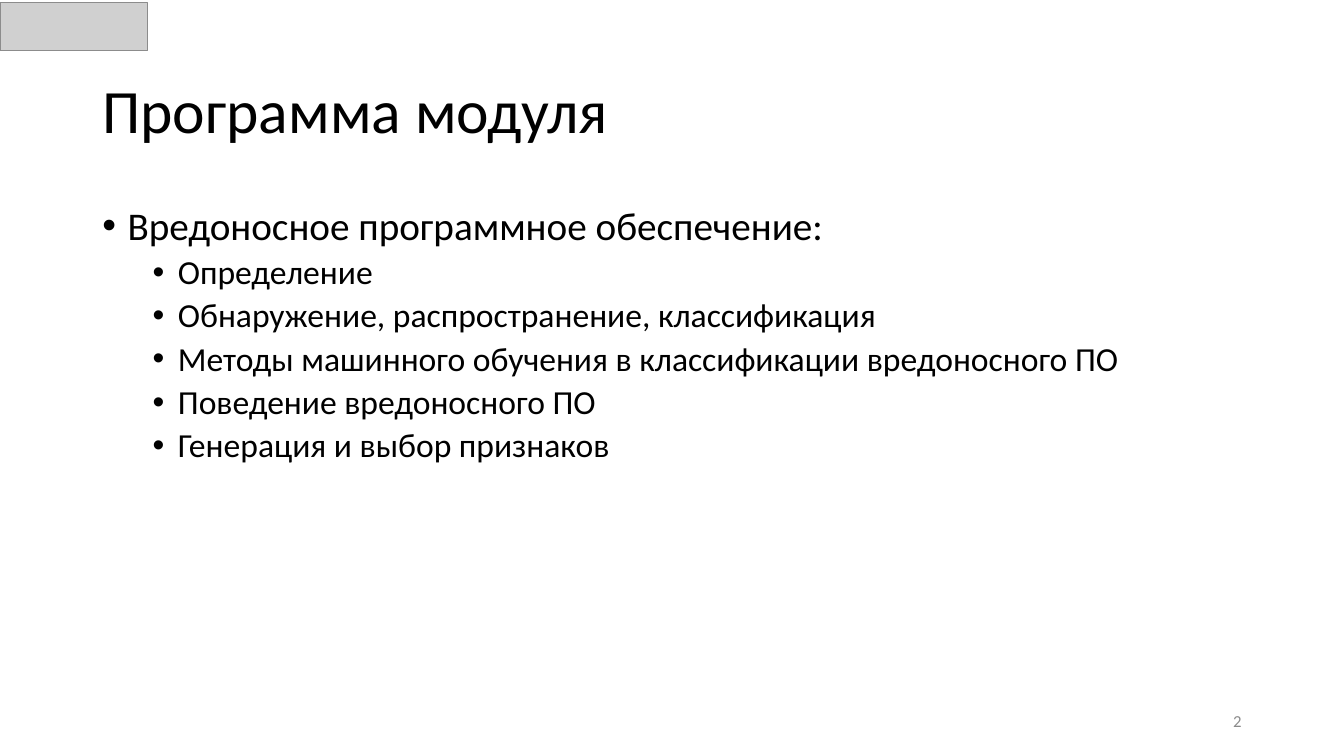
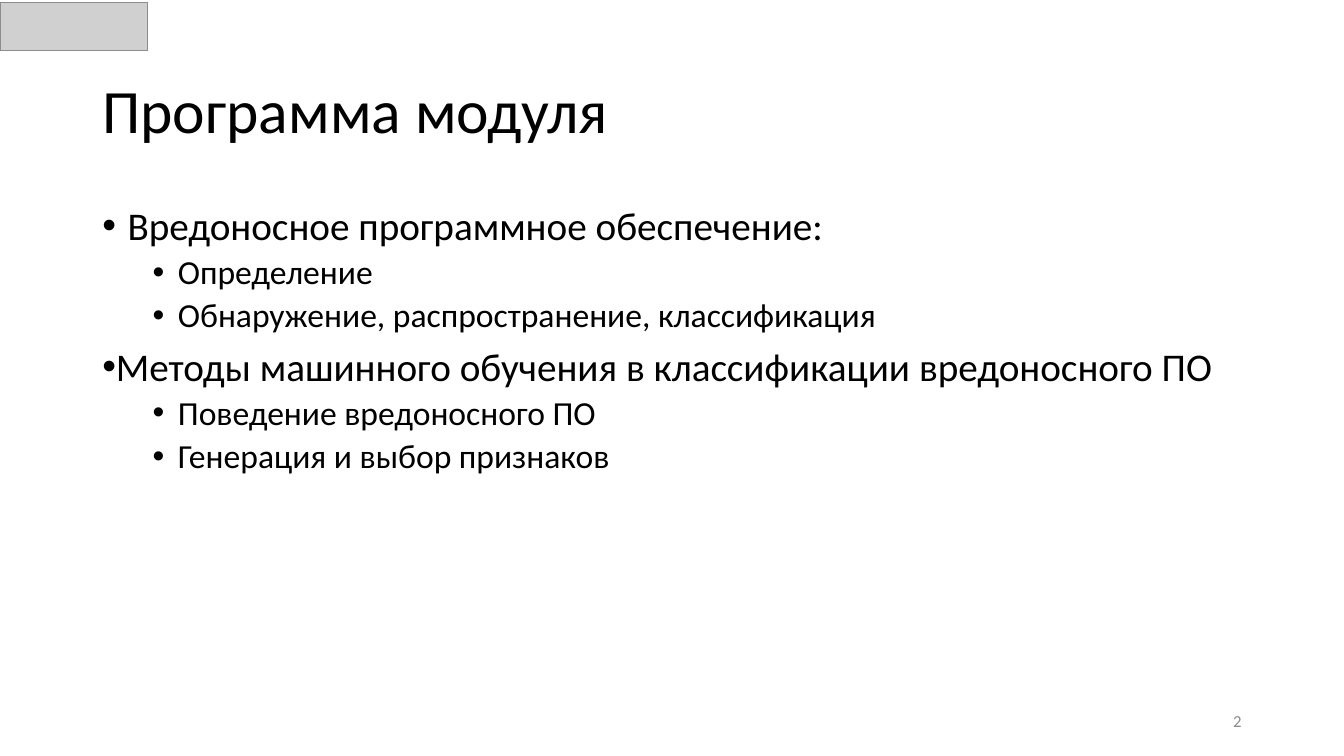
Before and after one commit to CyberLympha/AI-for-IS-Course, a slide deck: slide 2 of Лекции/Анализ вредоносного программного обеспечения.pptx. Drawn at 1344x756 pixels with LibreOffice and Linux fonts; fonts in the diff are those of the drawing; grey boxes stand for pictures. Boxes give left, top, right and bottom in pixels: in the first picture for what was removed or moved away, otherwise in the second. Text is boxed around its words. In the diff, an @@ line names an element or a change of style, - is before the commit and + after.

```diff
--- a/Лекции/Анализ вредоносного программного обеспечения.pptx
+++ b/Лекции/Анализ вредоносного программного обеспечения.pptx
@@ text at [116,354,1212,388]: size 24 to 28 pt in "Методы машинного обучения в классификации вредоносного ПО"; list level 2 to 1 in "Методы машинного обучения в классификации ..." @@
```
Also in this commit, not shown: 1 other slide changed, 1 slide removed, 3 other files.
